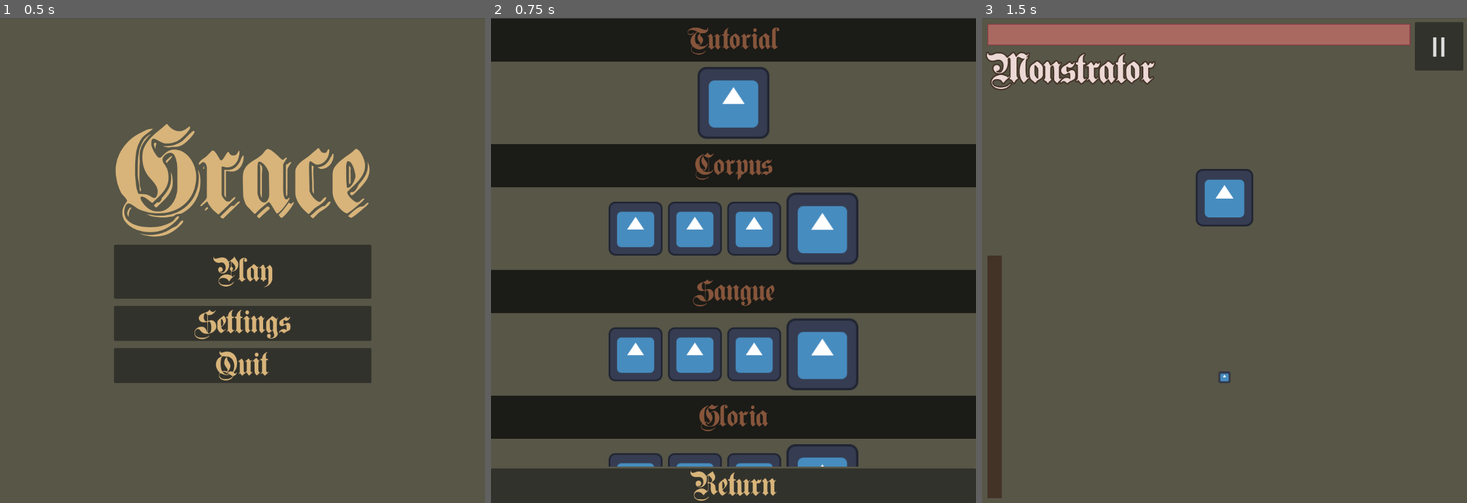
Above: before the commit, frames 1-3 (left to right).
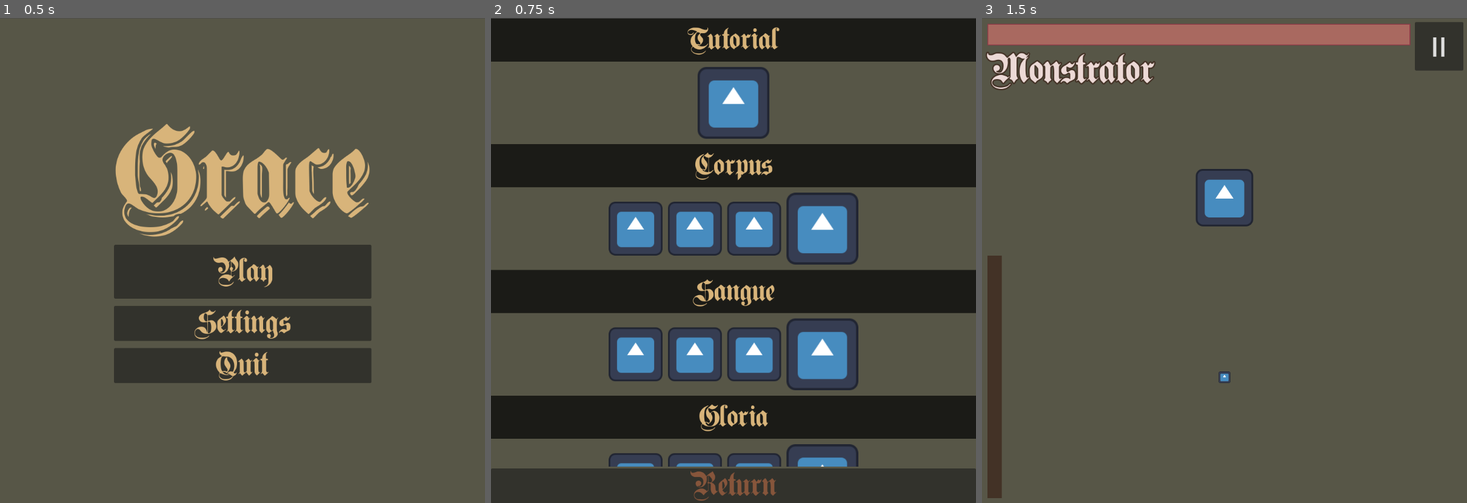
Above: after the commit, the same moments.

Repository: LunaticDancer/Grace
Game: Godot game, scene res://_game_controller.tscn
Same seed, same stepped clock (60 frames per second), same inputs: the game is played once before the commit and once after it. The engine's default icon, where the game draws it, is replaced by a stand-in: a white triangle on a blue panel in a dark square.
Inputs (mouse positions are in pixels of both pictures, inside the frame that each line leads up to):
- Up to frame 1 (0.5 s): no input
- Up to frame 2 (0.75 s): click "Play" at 0.5 s
- Up to frame 3 (1.5 s): click (1224, 105) at 1.25 s

Frame 1 is identical in both runs. In frame 2, 1.7% of the frame differs, in the area x 40-60%, y 1-100%; in frame 3, nothing differs.

Commit message:
fixed the fuckass level select layout colors

Diff:
--- a/_game_controller.tscn
+++ b/_game_controller.tscn
@@ -145,7 +145,6 @@
 expand_icon = true
 
 [node name="LevelSelectContainer" type="VBoxContainer" parent="." unique_id=1073937871]
-visible = false
 z_index = 1000
 layout_mode = 1
 anchors_preset = 15
@@ -187,7 +186,7 @@
 grow_horizontal = 2
 grow_vertical = 2
 theme = ExtResource("2_qx5bf")
-theme_override_colors/font_color = Color(0.52549, 0.333333, 0.231373, 1)
+theme_override_colors/font_color = Color(0.84705883, 0.7058824, 0.47843137, 1)
 theme_override_font_sizes/font_size = 60
 text = "Tutorial"
 horizontal_alignment = 1
@@ -226,7 +225,7 @@
 grow_horizontal = 2
 grow_vertical = 2
 theme = ExtResource("2_qx5bf")
-theme_override_colors/font_color = Color(0.52549, 0.333333, 0.231373, 1)
+theme_override_colors/font_color = Color(0.84705883, 0.7058824, 0.47843137, 1)
 theme_override_font_sizes/font_size = 60
 text = "Corpus"
 horizontal_alignment = 1
@@ -292,7 +291,7 @@
 grow_horizontal = 2
 grow_vertical = 2
 theme = ExtResource("2_qx5bf")
-theme_override_colors/font_color = Color(0.52549, 0.333333, 0.231373, 1)
+theme_override_colors/font_color = Color(0.84705883, 0.7058824, 0.47843137, 1)
 theme_override_font_sizes/font_size = 60
 text = "Sangue"
 horizontal_alignment = 1
@@ -356,7 +355,7 @@
 grow_horizontal = 2
 grow_vertical = 2
 theme = ExtResource("2_qx5bf")
-theme_override_colors/font_color = Color(0.52549, 0.333333, 0.231373, 1)
+theme_override_colors/font_color = Color(0.84705883, 0.7058824, 0.47843137, 1)
 theme_override_font_sizes/font_size = 60
 text = "Gloria"
 horizontal_alignment = 1
@@ -405,7 +404,7 @@
 layout_mode = 2
 size_flags_vertical = 0
 theme = ExtResource("2_qx5bf")
-theme_override_colors/font_color = Color(0.847059, 0.705882, 0.478431, 1)
+theme_override_colors/font_color = Color(0.5254902, 0.33333334, 0.23137255, 1)
 theme_override_colors/font_focus_color = Color(0.847059, 0.705882, 0.478431, 1)
 theme_override_colors/font_pressed_color = Color(0.556863, 0.227451, 0.278431, 1)
 theme_override_colors/font_hover_color = Color(0.662745, 0.411765, 0.376471, 1)
@@ -421,6 +420,7 @@
 expand_icon = true
 
 [node name="GameUiContainer" type="Control" parent="." unique_id=938616955]
+visible = false
 z_index = 1000
 layout_mode = 1
 anchors_preset = 15
